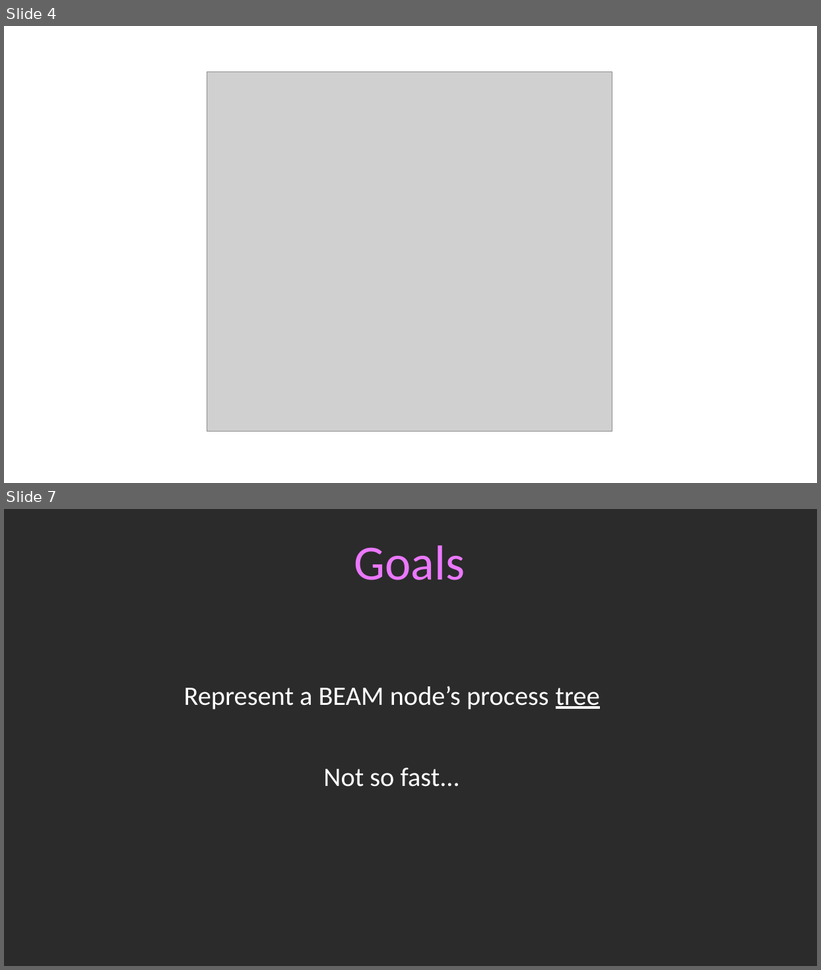
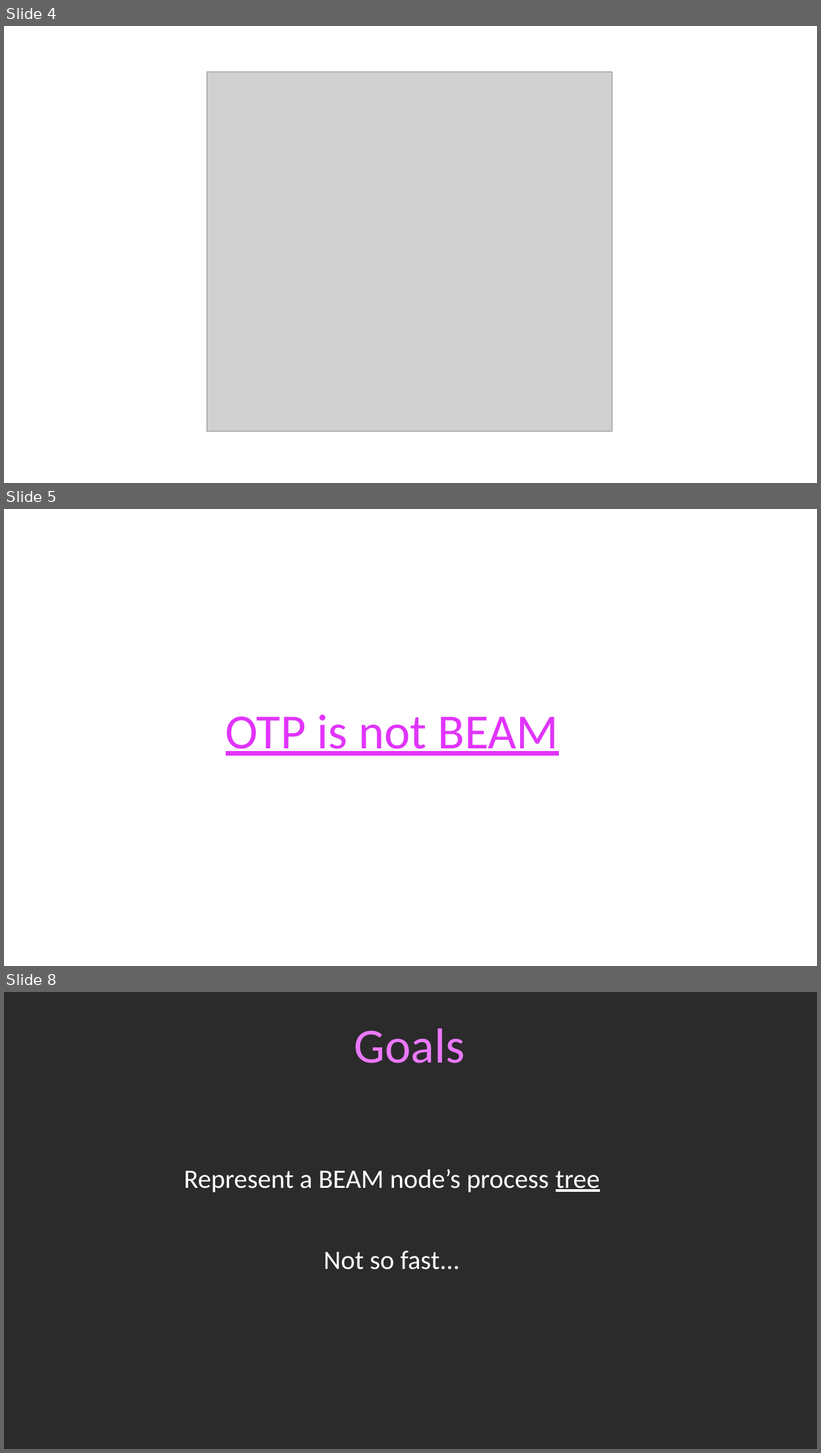
Before and after one commit to guillheu/Presentations, a slide deck: 2026/Code Beam Europe/Asterism.odp. Shown one above the other, each under a label of ours: slides 4 and 7 before the commit, slides 4, 5 and 8 after it; the slides between them are not shown. The pictures are 821x970 and 821x1453 pixels, drawn with LibreOffice and Linux fonts; fonts in the diff are those of the drawing; grey boxes stand for pictures; background and template pictures are left out; a plain dark background stands for a picture behind light text. Boxes give left, top, right and bottom in pixels: in the first picture for what was removed or moved away, otherwise in the second. Text is boxed around its words. In the diff, an @@ line names an element or a change of style, - is before the commit and + after.

```diff
--- a/2026/Code Beam Europe/Asterism.odp
+++ b/2026/Code Beam Europe/Asterism.odp
@@ slide 5 added at (x1=4, y1=509, x2=817, y2=966), background picture (left out) @@
@@ text added at (x1=226, y1=714, x2=559, y2=756), 48 pt, text #E134FB, underline @@
+OTP is not BEAM
@@ what was slide 7 is now slide 8 @@
```
Also in this commit, not shown: 4 slides changed, 2 other files.
